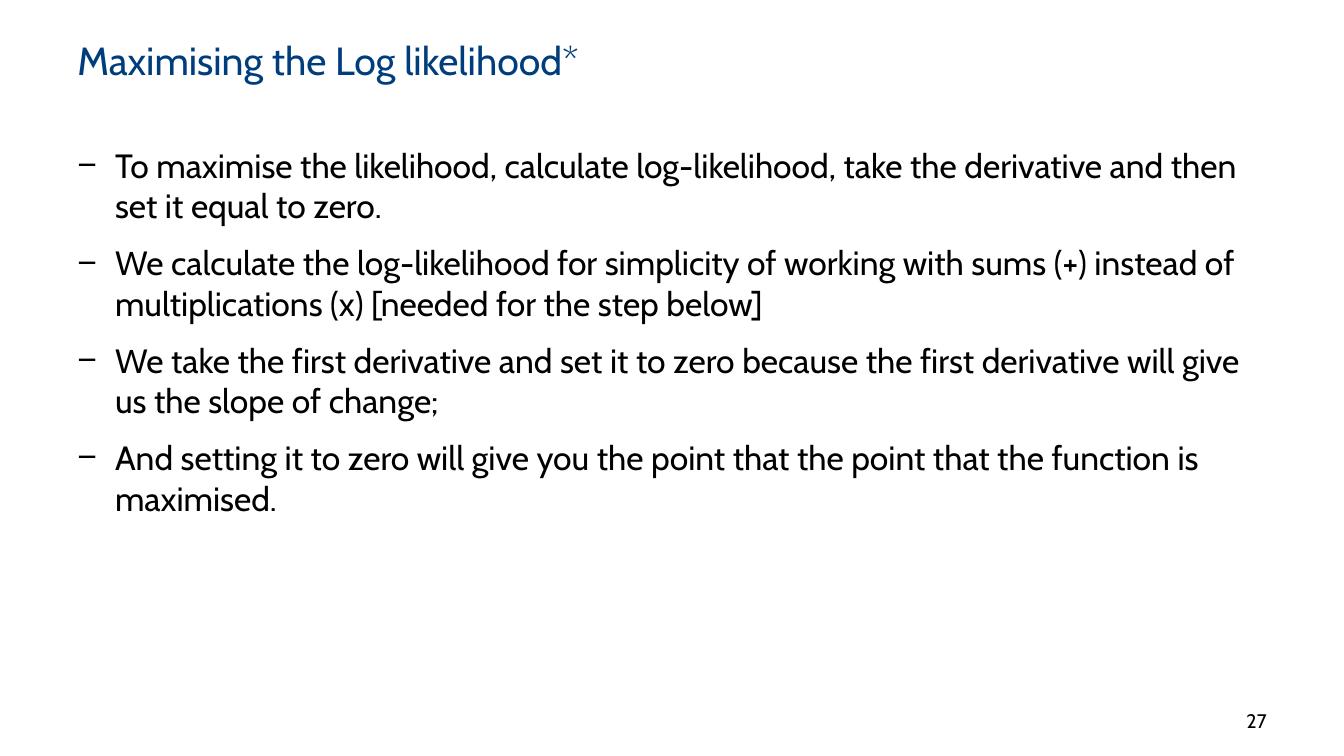
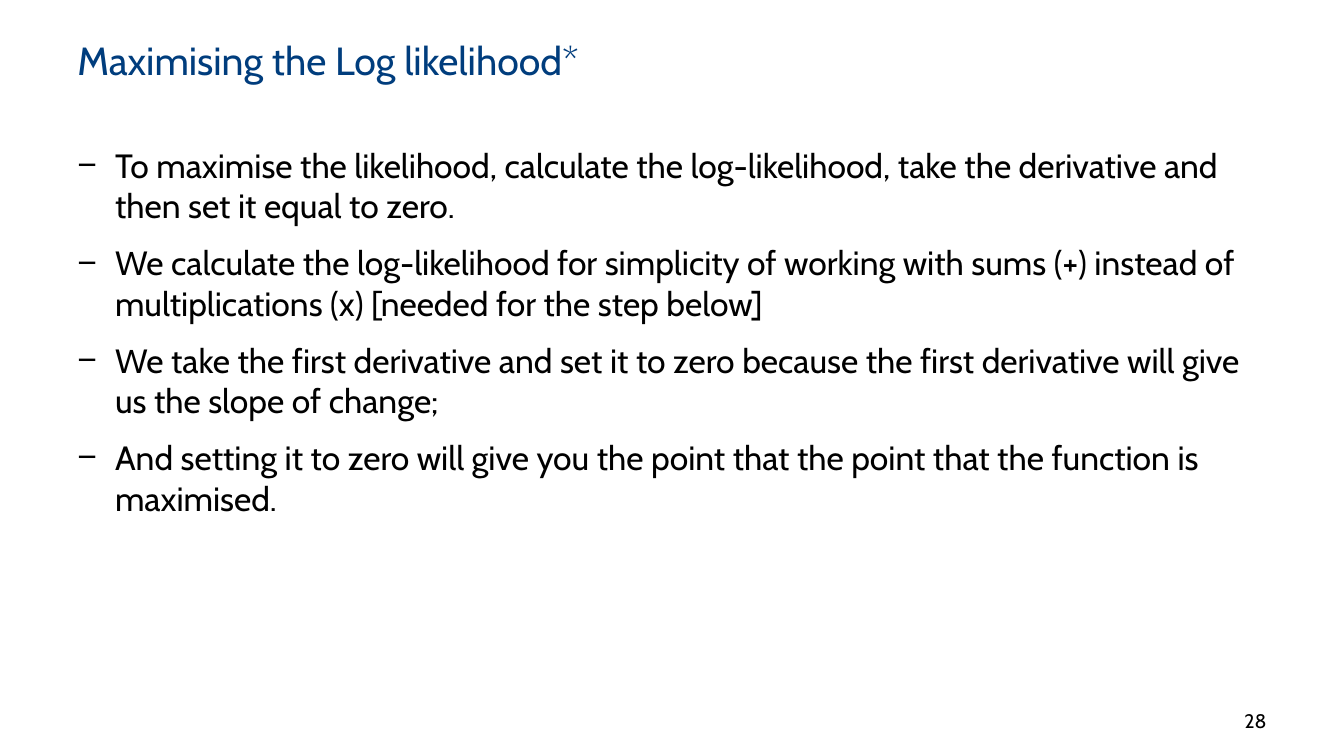
Before and after one commit to ML4NS/ml4ns.github.io, a slide deck: slide 28 of slides/04- Bayesian models/ML4NuerScience_BayesianModels.pptx (slide 27 before the commit). Drawn at 1344x756 pixels with LibreOffice and Linux fonts; fonts in the diff are those of the drawing; background and template pictures are left out. Boxes give left, top, right and bottom in pixels: in the first picture for what was removed or moved away, otherwise in the second. Text is boxed around its words. In the diff, an @@ line names an element or a change of style, - is before the commit and + after.

```diff
--- a/slides/04- Bayesian models/ML4NuerScience_BayesianModels.pptx
+++ b/slides/04- Bayesian models/ML4NuerScience_BayesianModels.pptx
@@ text at [115, 152, 1218, 226]: text changed @@
-− To maximise the likelihood, calculate log-likelihood, take the derivative and then set it equal to zero.
+− To maximise the likelihood, calculate the log-likelihood, take the derivative and then set it equal to zero.
@@ page number at [1244, 714, 1266, 729]: text changed @@
-27
+28
```
Also in this commit, not shown: 26 other slides changed, 2 slides added, 1 other file.
